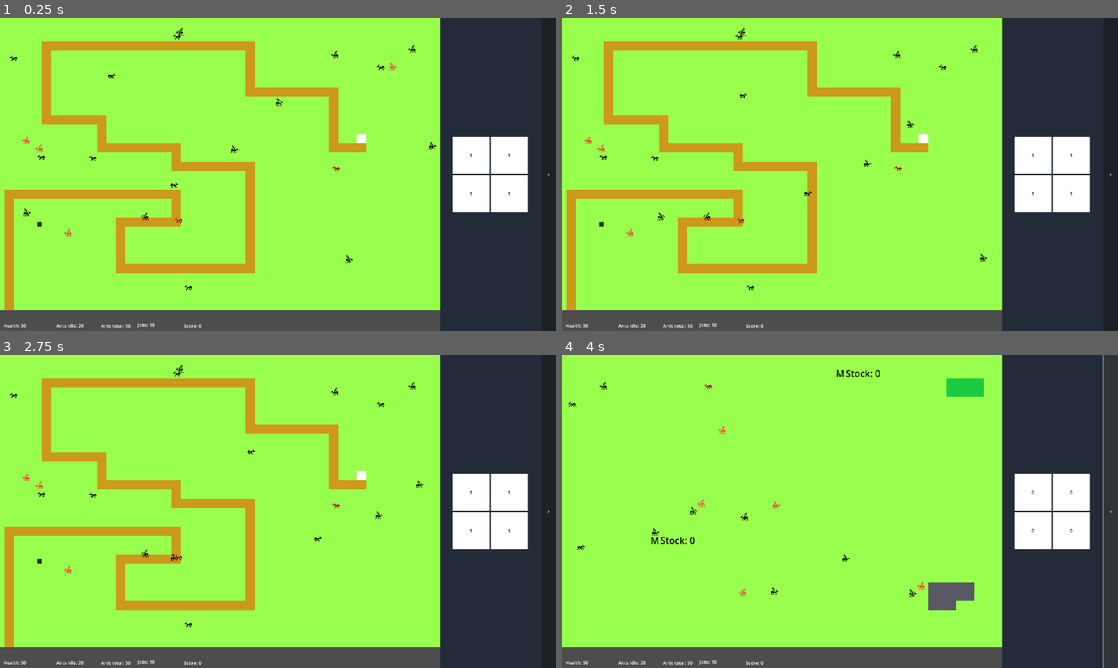
Above: before the commit, frames 1-4 (two rows, left to right).
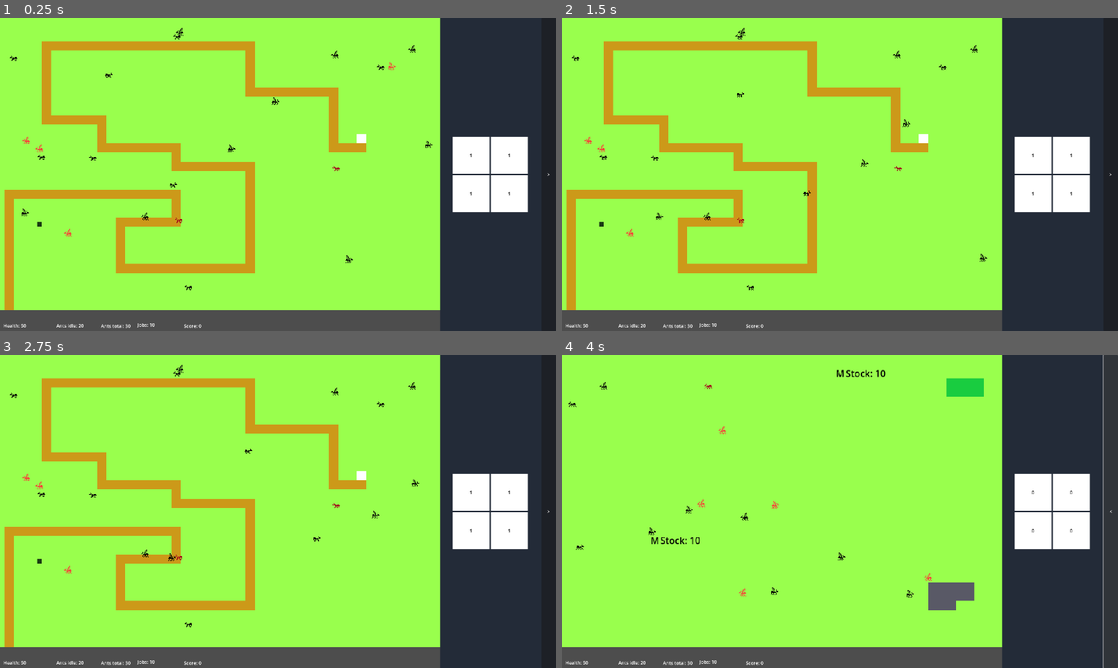
Above: after the commit, the same moments.

Repository: Harrimaga/LD56
Game: Godot game, scene res://Scenes/Main.tscn
The game is run twice, just before and just after one commit, with the same random seed, the same clock (stepped at 60 frames per second) and the same inputs.
Inputs:
- Up to frame 1 (0.25 s): no input
- Up to frame 2 (1.5 s): click "1" at 0.5 s; click "1" at 1.25 s
- Up to frame 3 (2.75 s): click "1" at 2 s
- Up to frame 4 (4 s): click "1" at 2.75 s; click ">" at 3.5 s

The runs differ from the first frame. In frame 1, 0.2% of the frame differs, in the area x 3-79%, y 14-64%; in frame 2, 0.1%; in frame 3, 0.1%; in frame 4, 0.2%, in the area x 2-67%, y 4-78%.

Commit message:
Build tasks

Diff:
--- a/Core/GameflowManager.gd
+++ b/Core/GameflowManager.gd
@@ -6,3 +6,10 @@
 
 var health : int = 50
 var score : int = 0
+
+var selected_building : Location.BuildingType
+var selected_tower : Location.TowerType
+
+var TD_screen_active : bool = true
+
+var stockpile_buildings : Array[Location] = []
--- a/Core/TaskManager.gd
+++ b/Core/TaskManager.gd
@@ -35,13 +35,24 @@
 				task.worker_pool.pop_back()
 				return
 
-func add_task(origin : Location, destination : Location, capacity : int):
-	task_pool.push_back(Task.new(origin, destination, capacity))
+func add_task(origin : Location, destination : Location, capacity : int, resources : int = -1, wood : bool = false) -> Task:
+
+	if capacity == -1:
+		capacity = resources / 2
+
+	var task = Task.new(origin, destination, capacity, resources, wood)
+	task_pool.push_back(task)
+
+	return task
 
 func remove_task(task : Task):
-	var i = task_pool.size()
+	var i = task_pool.size() - 1
 	while i >= 0:
 		if task_pool[i] == task:
+			for ant in task.worker_pool:
+				ant.task = null
+				ant.path = []
+
 			worker_pool.append_array(task.worker_pool)
 
 			task_pool[i] == task_pool.back()
@@ -53,22 +64,30 @@
 	for task in task_pool:
 		if worker_pool.size() <= 0: break
 
+		var resources_transported_in_request = 0
 		while worker_pool.size() > 0 and task.worker_pool.size() < task.capacity:
 			var ant : Ant = worker_pool.pop_back()
+			if task.resources > 0:
+				resources_transported_in_request += ant.inventory_max
 			ant.task = task
 			ant.age = ant.lifespan
-			ant.path = [task.origin.position]
-			ant.flip_h = ant.path[0].x > ant.position.x
 			task.worker_pool.push_back(ant)
+
+			if resources_transported_in_request >= task.resources:
+				break
 
 class Task:
 	var origin : Location
 	var destination : Location
 	var capacity : int
+	var resources : int
+	var wood : bool
 
 	var worker_pool : Array[Ant]
 
-	func _init(p_origin : Location, p_destination : Location, p_capacity : int):
+	func _init(p_origin : Location, p_destination : Location, p_capacity : int, p_resources : int, p_wood : bool):
 		origin = p_origin
 		destination = p_destination
 		capacity = p_capacity
+		resources = p_resources
+		wood = p_wood
--- a/Scenes/Locations/mine.gd
+++ b/Scenes/Locations/mine.gd
@@ -6,6 +6,7 @@
 
 # Called when the node enters the scene tree for the first time.
 func _ready() -> void:
+	stockpile = [0, 10]
 	add_task()
 
 # Called every frame. 'delta' is the elapsed time since the previous frame.
@@ -15,5 +16,9 @@
 func destination_action(ant : Ant):
 	ant.remove_from_inventory()
 
+func origin_action(ant : Ant):
+	while ant.add_to_inventory(CarryingResource.new(CarryingResource.ResourceType.STONE)):
+		stockpile[1] -= 1
+
 func add_task():
 	TaskManager.add_task(get_resource_tile(false), self, capacity)
--- a/Scenes/Tiles/ground.gd
+++ b/Scenes/Tiles/ground.gd
@@ -6,6 +6,12 @@
 var hasStone : bool
 var hasBuilding : bool
 var building : Location
+
+var resources_needed_for_building : Array[int] = [0, 0]
+var time_to_build : float
+var is_being_built : bool
+
+var task : TaskManager.Task
 
 # Called when the node enters the scene tree for the first time.
 func _ready() -> void:
@@ -19,9 +25,34 @@
 	for i in range(ant.inventory_max):
 		ant.add_to_inventory(CarryingResource.new(CarryingResource.ResourceType.WOOD if hasWood else CarryingResource.ResourceType.STONE))
 
-func build(p_building):
+func build(p_building : Location):
 	building = p_building
 	add_child(building)
+
+func plan():
+	walkable = false
+	hasBuilding = true
+	is_being_built = true
+
+	if resources_needed_for_building[0] > 0:
+		task = TaskManager.add_task(null, self, -1, resources_needed_for_building[0], true)
+	if resources_needed_for_building[1] > 0:
+		task = TaskManager.add_task(null, self, -1, resources_needed_for_building[1], false)
+
+func plan_building():
+	resources_needed_for_building = [0, 9]
+	plan()
+
+func plan_tower():
+	resources_needed_for_building = [0, 9]
+	plan()
+
+func destination_action(ant : Ant):
+	if is_being_built:
+		if resources_needed_for_building[0] > stockpile[0] or resources_needed_for_building[1] > stockpile[1]:
+			ant.remove_from_inventory()
+		else:
+			TaskManager.remove_task(task)
 
 func setPos(p : Vector2):
 	position = p
@@ -62,6 +93,12 @@
 	self.modulate = Color(0.35, 0.35, 0.4)
 	pass
 
+func _on_button_pressed() -> void:
+	if !hasBuilding and walkable:
+		## Build!
 
-func _on_button_pressed() -> void:
-	print("Pressed")
+		if GameflowManager.TD_screen_active and GameflowManager.selected_tower != null:
+			plan_tower()
+
+		if !GameflowManager.TD_screen_active and GameflowManager.selected_building != null:
+			plan_building()
--- a/Scenes/UI/BuildingButton.tscn
+++ b/Scenes/UI/BuildingButton.tscn
@@ -27,3 +27,5 @@
 theme_override_colors/font_color = Color(0, 0, 0, 1)
 text = "M"
 horizontal_alignment = 1
+
+[connection signal="pressed" from="." to="." method="_on_pressed"]
--- a/Scenes/UI/TowerButton.tscn
+++ b/Scenes/UI/TowerButton.tscn
@@ -27,3 +27,5 @@
 theme_override_colors/font_color = Color(0, 0, 0, 1)
 text = "M"
 horizontal_alignment = 1
+
+[connection signal="pressed" from="." to="." method="_on_pressed"]
--- a/Scenes/UI/building_button.gd
+++ b/Scenes/UI/building_button.gd
@@ -6,7 +6,9 @@
 func _ready() -> void:
 	pass # Replace with function body.
 
-
 # Called every frame. 'delta' is the elapsed time since the previous frame.
 func _process(delta: float) -> void:
 	$Label.text = str(building_type)
+
+func _on_pressed() -> void:
+	GameflowManager.selected_building = building_type
--- a/Scenes/UI/tower_button.gd
+++ b/Scenes/UI/tower_button.gd
@@ -9,3 +9,6 @@
 # Called every frame. 'delta' is the elapsed time since the previous frame.
 func _process(delta: float) -> void:
 	$Label.text = str(tower_type)
+
+func _on_pressed() -> void:
+	GameflowManager.selected_tower = tower_type
--- a/Scenes/Units/ant.gd
+++ b/Scenes/Units/ant.gd
@@ -7,6 +7,7 @@
 var path : Array[Vector2]
 var path_pointer : int
 var work_type : WorkType
+var temp_origin : Location
 
 var inventory : Array[CarryingResource]
 var inventory_max : int
@@ -31,18 +32,25 @@
 		age -= delta
 	## TODO: Death
 
+	if path.size() == 0:
+		if task == null:
+			return
+		if task.origin != null:
+			path = [task.origin.global_position]
+			flip_h = path[0].x > position.x
+
 	## Find path, do work
 
 	if path_pointer >= path.size():
 		do_work()
 
+		if task == null: return
+
 		if inventory.size() == 0 and age <= 0:
 			TaskManager.kill_ant(self)
 			queue_free()
 
-	if path.size() == 0: return
-
-	position = position.move_toward(path[path_pointer], speed*delta * (1.2 if is_flying else 1))
+	position = position.move_toward(path[path_pointer], speed*delta * (1.2 if is_flying else 1.0))
 
 	if (position - path[path_pointer]).length() <= 0.1:
 		position = path[path_pointer]
@@ -50,11 +58,35 @@
 
 func do_work():
 	if task == null: return
+
+	if task.origin == null:
+		var closest : Location
+		var distance : float = INF
+
+		for t in GameflowManager.stockpile_buildings:
+			if t.stockpile[0 if task.wood else 1] > 0 and (t.global_position - global_position).length_squared() < distance:
+				closest = t
+				distance = (t.global_position - global_position).length_squared()
+
+		if closest != null:
+			temp_origin = closest
+		else:
+			return
+
 	if (position - task.destination.global_position).length() <= 0.1:
 		task.destination.destination_action(self)
-		path = [task.origin.global_position]
+
+		if task == null: return
+
+		path = [task.origin.global_position if task.origin != null else temp_origin.global_position]
 	else:
-		task.origin.origin_action(self)
+		if task.origin == null:
+			temp_origin.origin_action(self)
+		else:
+			task.origin.origin_action(self)
+
+		if task == null: return
+
 		path = [task.destination.global_position]
 
 	path_pointer = 0
--- a/Scenes/main.gd
+++ b/Scenes/main.gd
@@ -5,8 +5,6 @@
 						   preload("res://Scenes/Units/FlyingAnt.tscn"),
 						   preload("res://Scenes/Units/RedAnt.tscn"),
 						   preload("res://Scenes/Units/RedFlyingAnt.tscn")]
-
-var TD_screen_active = true
 
 
 # Called when the node enters the scene tree for the first time.
@@ -20,13 +18,13 @@
 
 # Called every frame. 'delta' is the elapsed time since the previous frame.
 func _process(delta: float) -> void:
-	if !TD_screen_active and cam.position != Vector2(3200 - 960, 540):
+	if !GameflowManager.TD_screen_active and cam.position != Vector2(3200 - 960, 540):
 		cam.position = cam.position.move_toward(Vector2(3200 - 960, 540), 10000 * delta)
-	elif TD_screen_active and cam.position != Vector2(960, 540):
+	elif GameflowManager.TD_screen_active and cam.position != Vector2(960, 540):
 		cam.position = cam.position.move_toward(Vector2(960, 540), 10000 * delta)
 
 func _on_button_pressed() -> void:
-	TD_screen_active = !TD_screen_active
+	GameflowManager.TD_screen_active = !GameflowManager.TD_screen_active
 	if $CanvasLayer/HBoxContainer/Panel/HBoxContainer/Button.text == ">":
 		$CanvasLayer/HBoxContainer/Panel/HBoxContainer/Button.text = "<"
 		$CanvasLayer/HBoxContainer/Panel/HBoxContainer/TowerButtons.visible = false
--- a/Scenes/map.gd
+++ b/Scenes/map.gd
@@ -31,8 +31,10 @@
 
 	var mine : Location = mine_scene.instantiate()
 	build(mine, 50, 20)
+	GameflowManager.stockpile_buildings.append(mine)
 	var mine2 : Location = mine_scene.instantiate()
 	build(mine2, 70, 2)
+	GameflowManager.stockpile_buildings.append(mine2)
 
 
 # Called every frame. 'delta' is the elapsed time since the previous frame.
@@ -109,21 +111,21 @@
 func build(building : Location, x : int, y : int):
 	getTile(x, y).build(building)
 
-func get_closest_resource(wood : bool, position : Vector2) -> Tile:
+func get_closest_resource(wood : bool, p_position : Vector2) -> Tile:
 
 	var closest : Tile = null
 	var distance : float = INF
 
 	if wood:
 		for tile in wood_tiles:
-			var d = (tile.position - position).length_squared()
+			var d = (tile.position - p_position).length_squared()
 
 			if d < distance:
 				closest = tile
 				distance = d
 	else:
 		for tile in stone_tiles:
-			var d = (tile.position - position).length_squared()
+			var d = (tile.position - p_position).length_squared()
 
 			if d < distance:
 				closest = tile
Not shown: 1 places in Scenes/Main.tscn that only renumber resources
